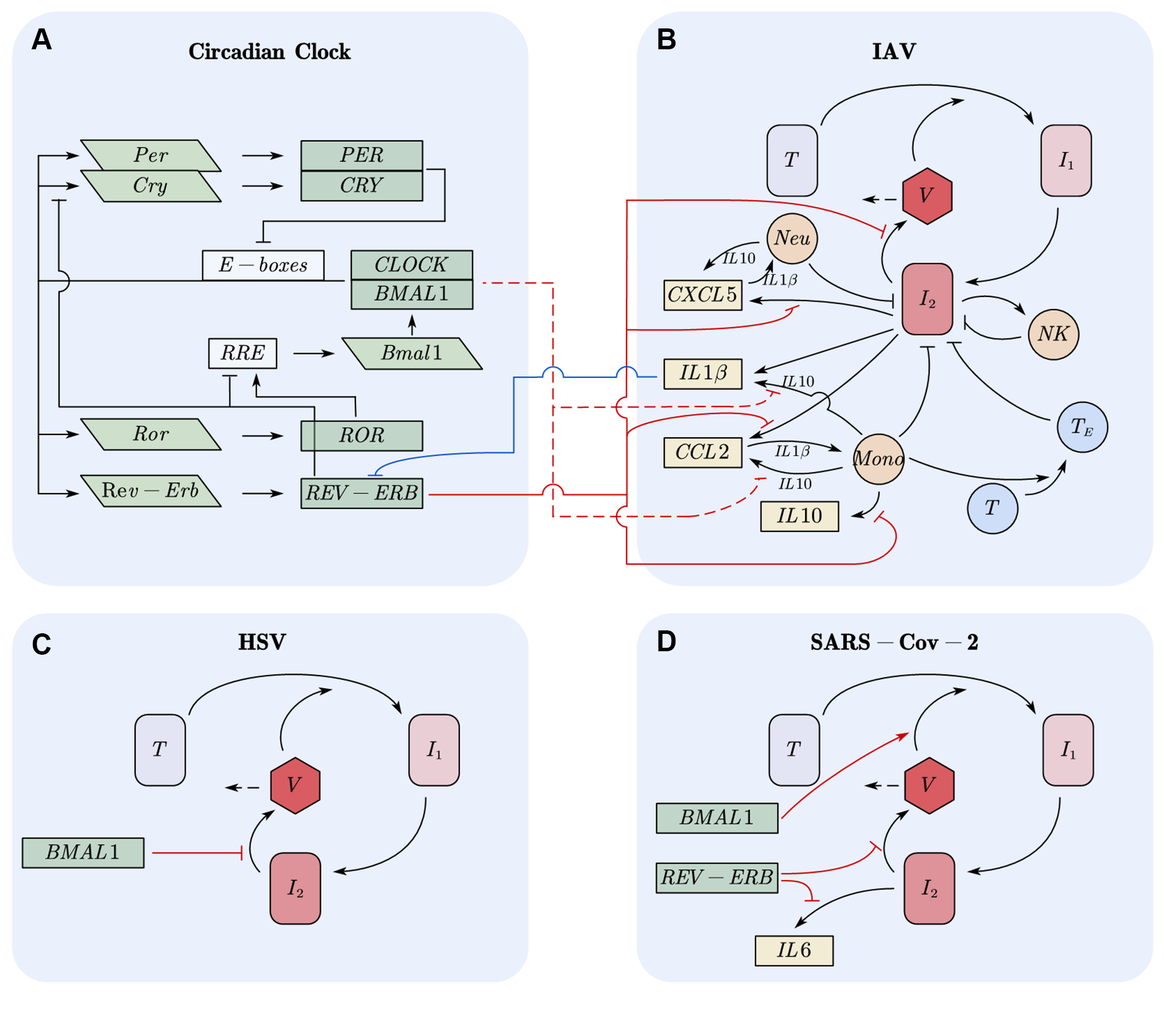
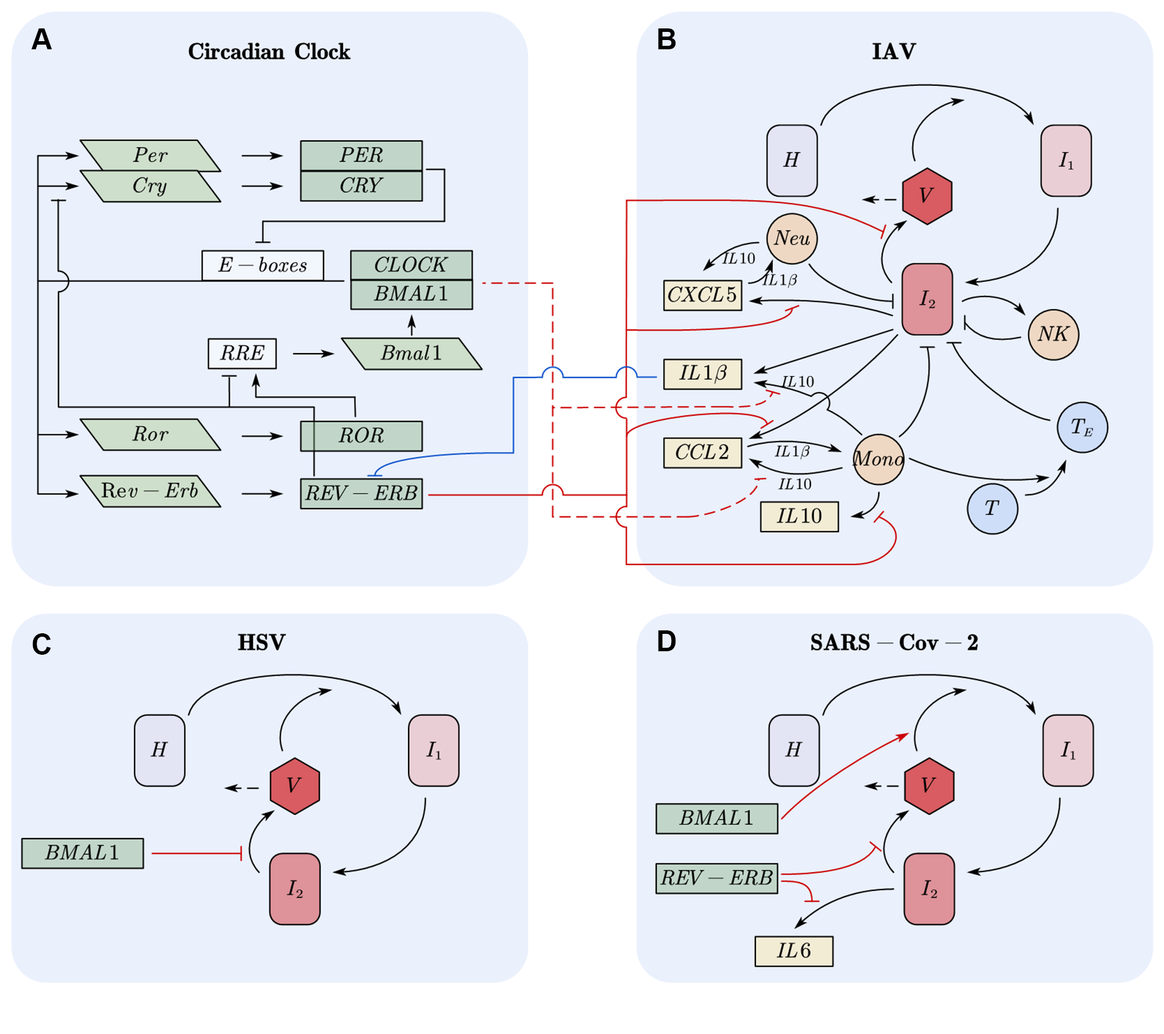
Revision of a layered 1164 × 1034 image; what changed, layer by layer:
painted on "model_full" over [11,11,1154,983]
